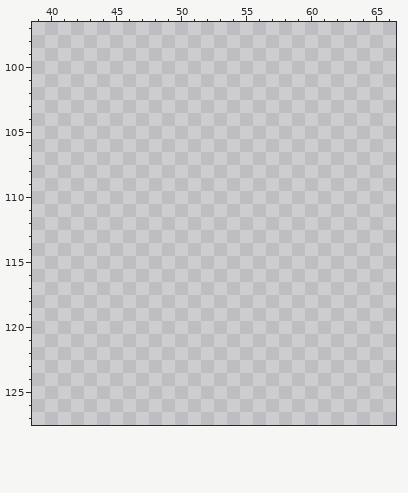
Pixel-art file -- art/all-furniture.aseprite. The picture above was drawn from the file before the commit.
192x128 pixels, 1 frame. Colours within 5 levels of each other are drawn and written as one. Shown: x 39..66, y 97..127.
After:
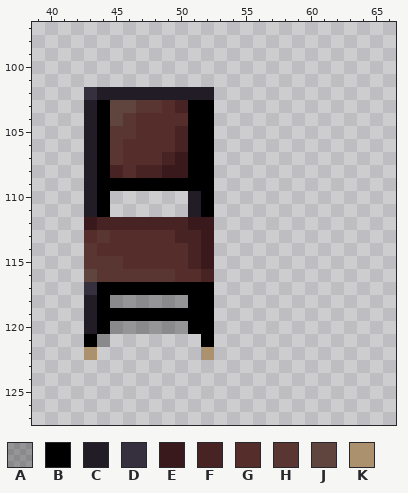
Palette (. is transparent): A #00000046  B #000000  C #221c26  D #362f3e  E #39191c  F #482323  G #552d2b  H #5a3632  J #60453e  K #ac916e
The edit:
{"y":102,"x":43,"old":"..........","new":"DCCCCCCCCC"}
{"y":103,"x":43,"old":"..........","new":"CBJJHHGFBB"}
{"y":104,"x":43,"old":"..........","new":"CBJHGGGGBB"}
{"y":105,"x":43,"old":"..........","new":"CBHHGGGFBB"}
{"y":106,"x":43,"old":"..........","new":"CBHGGGGFBB"}
{"y":107,"x":43,"old":"..........","new":"CBHGGGFEBB"}
{"y":108,"x":43,"old":"..........","new":"CBFGFFEEBB"}
{"y":109,"x":43,"old":"..........","new":"CBBBBBBBBB"}
{"y":110,"x":43,"old":"..","new":"CB"}
{"y":110,"x":51,"old":"..","new":"CB"}
{"y":111,"x":43,"old":"..","new":"CB"}
{"y":111,"x":51,"old":"..","new":"CB"}
{"y":112,"x":43,"old":"..........","new":"EFFFFFFFEE"}
{"y":113,"x":43,"old":"..........","new":"GHGGGGGFFE"}
{"y":114,"x":43,"old":"..........","new":"HGGGGGGGFE"}
{"y":115,"x":43,"old":"..........","new":"HHHGGGGGFE"}
{"y":116,"x":43,"old":"..........","new":"JHHHHHHGGF"}
{"y":117,"x":43,"old":"..........","new":"DBBBBBBBBB"}
{"y":118,"x":43,"old":"..........","new":"CBAAAAAABB"}
{"y":119,"x":43,"old":"..........","new":"CBBBBBBBBB"}
{"y":120,"x":43,"old":"..........","new":"CBAAAAAABB"}
{"y":121,"x":43,"old":"..","new":"BA"}
{"y":121,"x":52,"old":".","new":"B"}
{"y":122,"x":43,"old":".","new":"K"}
{"y":122,"x":52,"old":".","new":"K"}
